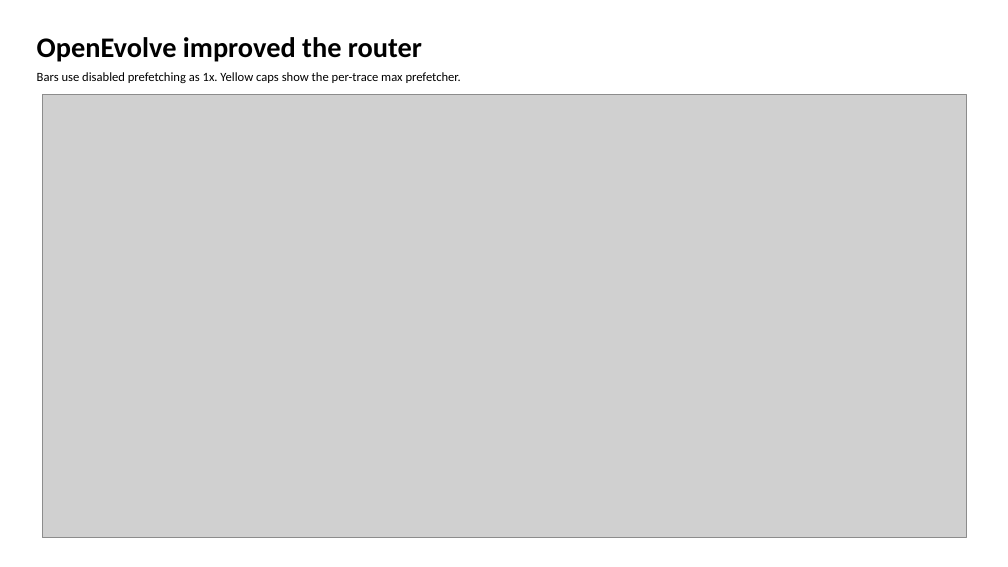
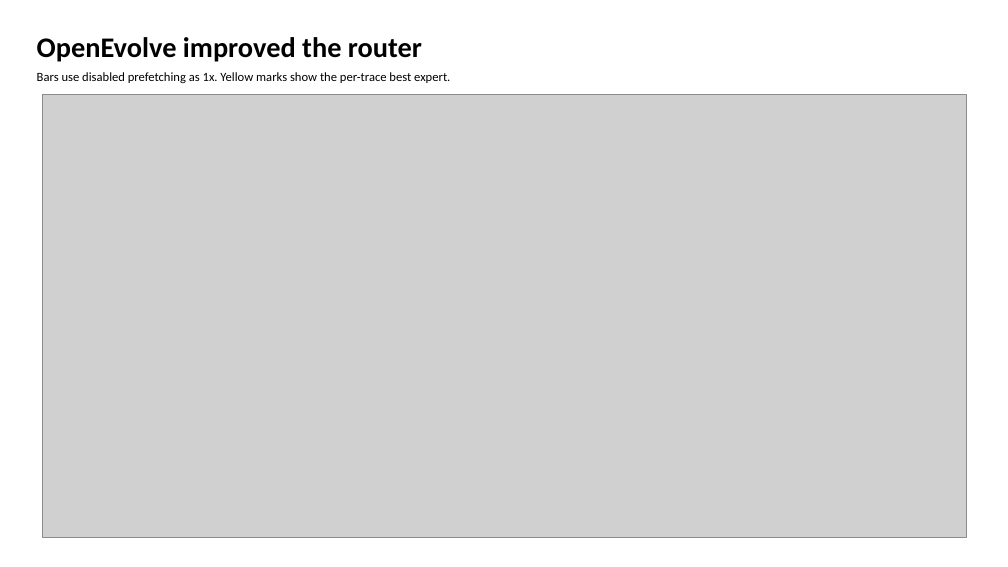
Before and after one commit to GithuBarry/Mixture-of-Prefetchers, a slide deck: slide 4 of slides/mop_stage2_final/output/output.pptx. Drawn at 1008x567 pixels with LibreOffice and Linux fonts; fonts in the diff are those of the drawing; grey boxes stand for pictures. Boxes give left, top, right and bottom in pixels: in the first picture for what was removed or moved away, otherwise in the second. Text is boxed around its words. In the diff, an @@ line names an element or a change of style, - is before the commit and + after.

```diff
--- a/slides/mop_stage2_final/output/output.pptx
+++ b/slides/mop_stage2_final/output/output.pptx
@@ text at [37,72,450,83]: text changed @@
-Bars use disabled prefetching as 1x. Yellow caps show the per-trace max prefetcher.
+Bars use disabled prefetching as 1x. Yellow marks show the per-trace best expert.
```
Also in this commit, not shown: 4 other slides changed, 18 other files.
